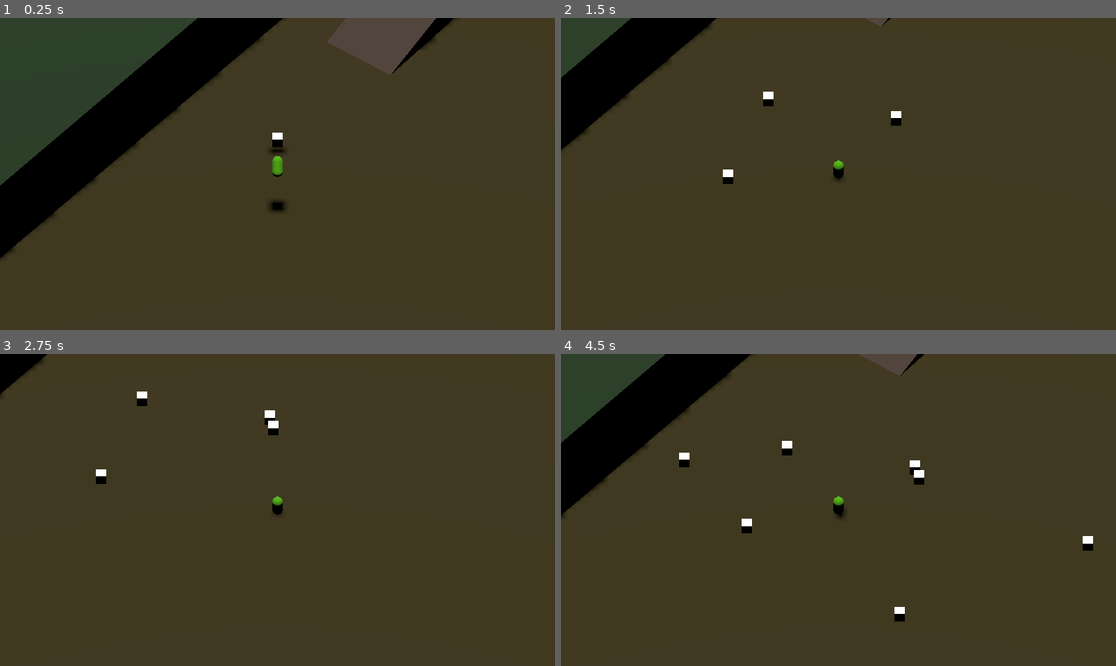
Above: before the commit, frames 1-4 (two rows, left to right).
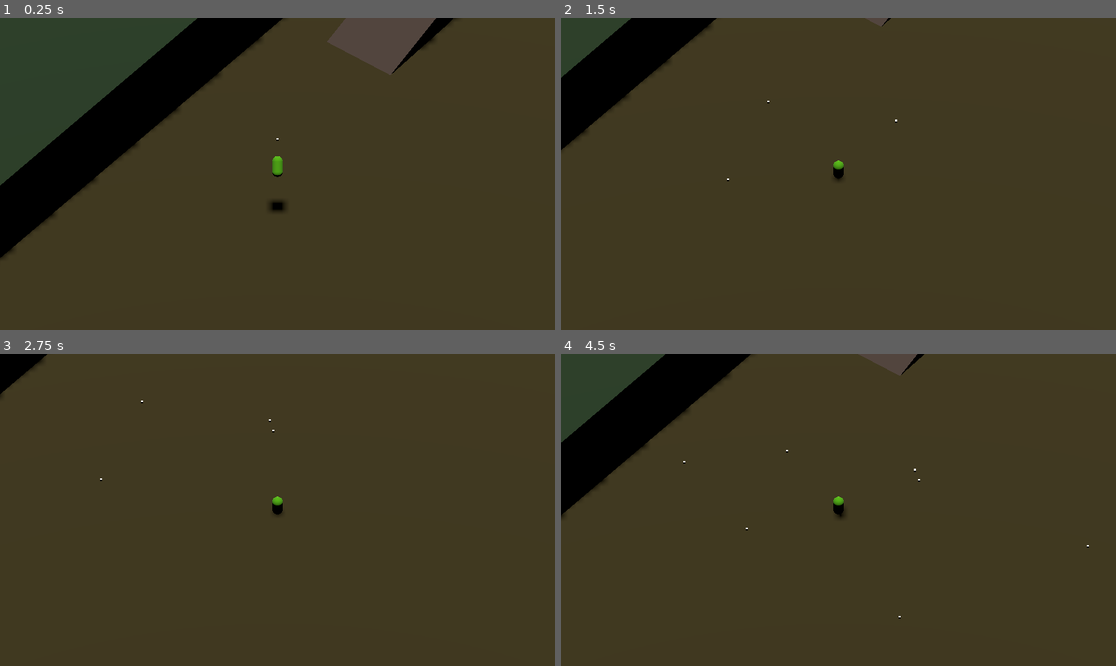
Above: after the commit, the same moments.

Repository: nicholas-darcy-jackson/game-jams
Game: Godot game, scene res://node_3d.tscn
Two runs of this game, one before a commit and one after it. Both use one fixed random seed, a clock stepped at 60 frames per second and the inputs below.
Inputs (mouse positions are in pixels of both pictures, inside the frame that each line leads up to):
- Up to frame 1 (0.25 s): no input
- Up to frame 2 (1.5 s): tap Enter (ui_accept) at 0.5, 0.77 s; move the mouse to (960, 158) at 0.52 s; hold Right (right) 0.53-1.28 s; tap R (spawn) at 0.6, 1.35 s; move the mouse to (727, 189) at 1.27 s; hold Down (back) from 1.28 s (still down)
- Up to frame 3 (2.75 s): tap Enter (ui_accept) at 1.52 s; move the mouse to (333, 441) at 2.02 s; release Down (back) at 2.03 s; hold Right (right) from 2.03 s (still down); tap R (spawn) at 2.1 s
- Up to frame 4 (4.5 s): move the mouse to (810, 572) at 2.77 s; release Right (right) at 2.78 s; hold Up (forward) 2.78-3.53 s; tap R (spawn) at 2.85, 3.6, 4.35 s; tap Enter (ui_accept) at 3.02, 3.77 s; move the mouse to (1005, 556) at 3.52 s; hold Left (left) from 3.53 s (still down); move the mouse to (672, 463) at 4.27 s

The runs differ from the first frame. In frame 1, 0.1% of the frame differs, in the area x 48-52%, y 36-44%; in frame 2, 0.3%; in frame 3, 0.3%; in frame 4, 0.6%, in the area x 0-96%, y 1-86%.

Commit message:
adding cursor shader

Diff:
--- a/let there be something/blocks/bit.tscn
+++ b/let there be something/blocks/bit.tscn
@@ -14,7 +14,9 @@
 mass = 20.0
 
 [node name="box-shape" type="CollisionShape3D" parent="."]
+transform = Transform3D(0.2, 0, 0, 0, 0.2, 0, 0, 0, 0.2, 0, 0, 0)
 shape = SubResource("BoxShape3D_x7tb2")
 
-[node name="bit" type="MeshInstance3D" parent="."]
+[node name="bit" type="MeshInstance3D" parent="box-shape"]
 mesh = SubResource("BoxMesh_u4vnt")
+skeleton = NodePath("../..")
--- /dev/null
+++ b/let there be something/cursor.tscn
@@ -0,0 +1,57 @@
+[gd_scene load_steps=4 format=3 uid="uid://c7rdyn4cryv67"]
+
+[sub_resource type="Shader" id="Shader_qg3bi"]
+code = "shader_type spatial;
+render_mode cull_front, unshaded; // Render only front-facing polygons to create an outline effect
+
+// Uniforms for controlling outline properties
+uniform vec4 outline_color : source_color; // Color of the outline
+uniform float outline_width : hint_range(0.0, 5.0) = 1.0; // Thickness of the outline
+uniform float fade_start : hint_range(0.0, 100.0) = 10.0; // Distance at which fading starts
+uniform float fade_end : hint_range(0.0, 100.0) = 30.0; // Distance at which outline becomes invisible
+
+void vertex() {
+	// Convert the vertex position to clip space
+	vec4 clip_position = PROJECTION_MATRIX * (MODELVIEW_MATRIX * vec4(VERTEX, 1.0));
+
+	// Transform the normal into clip space
+	vec3 clip_normal = mat3(PROJECTION_MATRIX * MODELVIEW_MATRIX) * NORMAL;
+
+	// Calculate offset for outline expansion
+	vec2 offset = normalize(clip_normal.xy) * outline_width * clip_position.w / VIEWPORT_SIZE;
+
+	// Apply the offset to create the outline effect
+	clip_position.xy += offset * 2.0;
+
+	// Set final position
+	POSITION = clip_position;
+}
+
+void fragment() {
+	// Get the distance from the camera
+	float dist = length(VERTEX);
+
+	// Compute fade factor based on distance
+	float fade = clamp(1.0 - (dist - fade_start) / (fade_end - fade_start), 0.0, 1.0);
+
+	// Apply fade effect
+	ALBEDO = outline_color.rgb;
+	ALPHA = outline_color.a * fade; // Multiply alpha by fade factor
+}
+"
+
+[sub_resource type="ShaderMaterial" id="ShaderMaterial_qkp3h"]
+render_priority = 0
+shader = SubResource("Shader_qg3bi")
+shader_parameter/outline_color = null
+shader_parameter/outline_width = 1.0
+shader_parameter/fade_start = 10.0
+shader_parameter/fade_end = 30.0
+
+[sub_resource type="SphereMesh" id="SphereMesh_nmtv6"]
+material = SubResource("ShaderMaterial_qkp3h")
+
+[node name="Node3D" type="Node3D"]
+
+[node name="cursor-shader" type="MeshInstance3D" parent="."]
+mesh = SubResource("SphereMesh_nmtv6")
--- a/let there be something/node_3d.tscn
+++ b/let there be something/node_3d.tscn
@@ -6,6 +6,7 @@
 [ext_resource type="PackedScene" uid="uid://ba8cixwykkg2" path="res://ui/pause_menu.tscn" id="4_ghjk6"]
 [ext_resource type="PackedScene" uid="uid://db3psfw5hvu6n" path="res://blocks/bit.tscn" id="5_lpj1k"]
 [ext_resource type="Script" path="res://spawn_manager.gd" id="6_dvxfg"]
+[ext_resource type="PackedScene" uid="uid://c7rdyn4cryv67" path="res://cursor.tscn" id="7_p0frb"]
 
 [sub_resource type="StandardMaterial3D" id="StandardMaterial3D_k8gft"]
 albedo_color = Color(0.132117, 0.21682, 0.113454, 1)
@@ -100,3 +101,5 @@
 [node name="spawn-manager" type="Node3D" parent="." node_paths=PackedStringArray("player")]
 script = ExtResource("6_dvxfg")
 player = NodePath("../player")
+
+[node name="MeshInstance3D" parent="spawn-manager" instance=ExtResource("7_p0frb")]
Not shown: 1 places in let there be something/node_3d.tscn that only renumber resources
